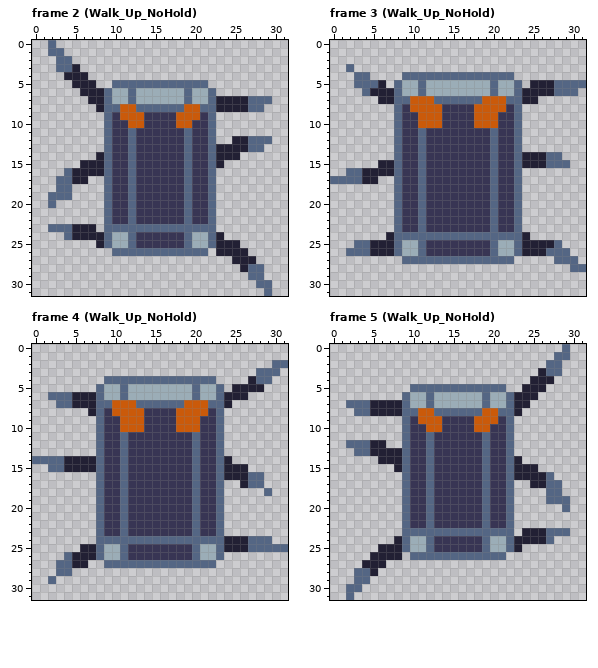
A pixel-art file gets an edit: Assets/Assets_Art/Robot_Sprites.aseprite. Above, as it was before the edit.
32x32 pixels, 7 frames. Shown: frame 2 (Walk_Up_NoHold), frame 3 (Walk_Up_NoHold), frame 4 (Walk_Up_NoHold), frame 5 (Walk_Up_NoHold). The commit also changed other frames, which this record leaves out.
After:
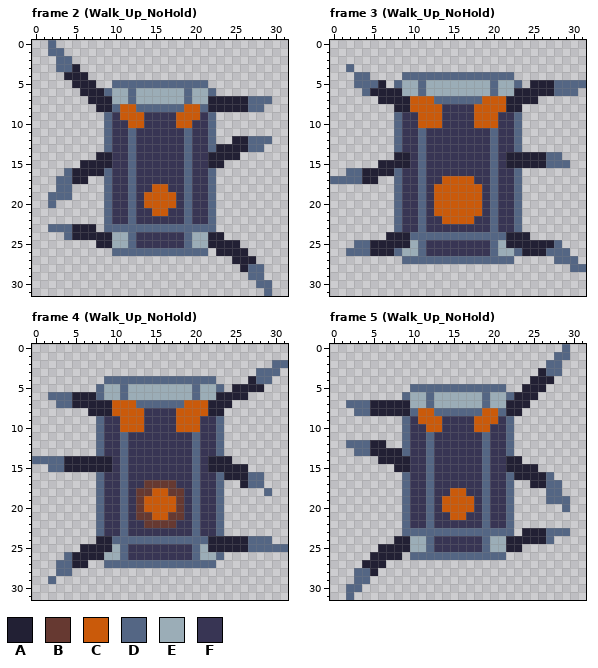
Palette (. is transparent): A #222034  B #663931  C #ca5a0a  D #546684  E #9badb7  F #383554
Edits made:
--- frame 2 (Walk_Up_NoHold)
@@ x 7..24 @@
  6 AADEEDEEEEEEDEED..
- 7 AADEEDEEEEEEDEEDAA
- 8 .ADDCCDDDDDDCCDDAA
+ 7 AAAEEDEEEEEEDEEAAA
+ 8 .AADCCDDDDDDCCDAAA
  9 ..DFCCCFFFFCCCFD..
@@ x 7..24 @@
 13 ..DFFDFFFFFFDFFDAA
-14 .ADFFDFFFFFFDFFDAA
-15 AADFFDFFFFFFDFFDA.
+14 .AAFFDFFFFFFDFFAAA
+15 AAAFFDFFFFFFDFFAA.
 16 AADFFDFFFFFFDFFD..
 17 ..DFFDFFFFFFDFFD..
-18 ..DFFDFFFFFFDFFD..
-19 ..DFFDFFFFFFDFFD..
-20 ..DFFDFFFFFFDFFD..
-21 ..DFFDFFFFFFDFFD..
+18 ..DFFDFFCCFFDFFD..
+19 ..DFFDFCCCCFDFFD..
+20 ..DFFDFCCCCFDFFD..
+21 ..DFFDFFCCFFDFFD..
 22 ..DFFDFFFFFFDFFD..
 23 A.DDDDDDDDDDDDDD..
-24 AADEEDFFFFFFDEEDA.
-25 .ADEEDFFFFFFDEEDAA
+24 AAAEEDFFFFFFDEEAA.
+25 .AAEEDFFFFFFDEEAAA
 26 ...DDDDDDDDDDDD.AA
--- frame 3 (Walk_Up_NoHold)
@@ x 6..25 @@
  5 A.DEEDEEEEEEEEDEED.A
- 6 AADEEDEEEEEEEEDEEDAA
- 7 AADDCCCDDDDDDCCCDDAA
- 8 ..DFCCCCFFFFCCCCFD..
+ 6 AAAEEDEEEEEEEEDEEAAA
+ 7 AAAACCCDDDDDDCCCAAAA
+ 8 ..AACCCCFFFFCCCCAA..
  9 ..DFFCCCFFFFCCCFFD..
@@ x 6..25 @@
 13 ..DFFDFFFFFFFFDFFD..
-14 ..DFFDFFFFFFFFDFFDAA
-15 AADFFDFFFFFFFFDFFDAA
+14 ..AAFDFFFFFFFFDFAAAA
+15 AAAAFDFFFFFFFFDFAAAA
 16 AADFFDFFFFFFFFDFFD..
-17 ..DFFDFFFFFFFFDFFD..
-18 ..DFFDFFFFFFFFDFFD..
-19 ..DFFDFFFFFFFFDFFD..
-20 ..DFFDFFFFFFFFDFFD..
-21 ..DFFDFFFFFFFFDFFD..
-22 ..DFFDFFFFFFFFDFFD..
+17 ..DFFDFFCCCCFFDFFD..
+18 ..DFFDFCCCCCCFDFFD..
+19 ..DFFDFCCCCCCFDFFD..
+20 ..DFFDFCCCCCCFDFFD..
+21 ..DFFDFCCCCCCFDFFD..
+22 ..DFFDFFCCCCFFDFFD..
 23 ..DFFDFFFFFFFFDFFD..
-24 .ADDDDDDDDDDDDDDDDA.
-25 AADEEDFFFFFFFFDEEDAA
+24 .AAADDDDDDDDDDDDAAA.
+25 AAAAEDFFFFFFFFDEAAAA
 26 AADEEDFFFFFFFFDEEDAA
--- frame 4 (Walk_Up_NoHold)
@@ x 6..25 @@
  5 ..DEEDEEEEEEEEDEED.A
- 6 AADEEDEEEEEEEEDEEDAA
- 7 AADDCCCDDDDDDCCCDDA.
- 8 .ADFCCCCFFFFCCCCFD..
+ 6 AADEEDEEEEEEEEDEEAAA
+ 7 AAAACCCDDDDDDCCCAAA.
+ 8 .AAACCCCFFFFCCCCAA..
  9 ..DFFCCCFFFFCCCFFD..
@@ x 6..25 @@
 13 ..DFFDFFFFFFFFDFFD..
-14 AADFFDFFFFFFFFDFFDA.
-15 AADFFDFFFFFFFFDFFDAA
+14 AAAAFDFFFFFFFFDFAAA.
+15 AAAAFDFFFFFFFFDFAAAA
 16 ..DFFDFFFFFFFFDFFDAA
-17 ..DFFDFFFFFFFFDFFD..
-18 ..DFFDFFFFFFFFDFFD..
-19 ..DFFDFFFFFFFFDFFD..
-20 ..DFFDFFFFFFFFDFFD..
-21 ..DFFDFFFFFFFFDFFD..
-22 ..DFFDFFFFFFFFDFFD..
+17 ..DFFDFFBBBBFFDFFD..
+18 ..DFFDFBBCCBBFDFFD..
+19 ..DFFDFBCCCCBFDFFD..
+20 ..DFFDFBCCCCBFDFFD..
+21 ..DFFDFBBCCBBFDFFD..
+22 ..DFFDFFBBBBFFDFFD..
 23 ..DFFDFFFFFFFFDFFD..
-24 ..DDDDDDDDDDDDDDDDAA
-25 AADEEDFFFFFFFFDEEDAA
-26 AADEEDFFFFFFFFDEED..
+24 ..AADDDDDDDDDDDDAAAA
+25 AAAAEDFFFFFFFFDEAAAA
+26 AAAEEDFFFFFFFFDEED..
 27 A..DDDDDDDDDDDDDD...
--- frame 5 (Walk_Up_NoHold)
@@ x 7..24 @@
  6 ..DEEDEEEEEEDEEDAA
- 7 AADEEDEEEEEEDEEDAA
- 8 AADDCCDDDDDDCCDDA.
+ 7 AAAEEDEEEEEEDEEAAA
+ 8 AAADCCDDDDDDCCDAA.
  9 ..DFCCCFFFFCCCFD..
@@ x 7..24 @@
 13 AADFFDFFFFFFDFFD..
-14 AADFFDFFFFFFDFFDA.
-15 .ADFFDFFFFFFDFFDAA
+14 AAAFFDFFFFFFDFFAA.
+15 .AAFFDFFFFFFDFFAAA
 16 ..DFFDFFFFFFDFFDAA
 17 ..DFFDFFFFFFDFFD..
-18 ..DFFDFFFFFFDFFD..
-19 ..DFFDFFFFFFDFFD..
-20 ..DFFDFFFFFFDFFD..
-21 ..DFFDFFFFFFDFFD..
+18 ..DFFDFFCCFFDFFD..
+19 ..DFFDFCCCCFDFFD..
+20 ..DFFDFCCCCFDFFD..
+21 ..DFFDFFCCFFDFFD..
 22 ..DFFDFFFFFFDFFD..
 23 ..DDDDDDDDDDDDDD.A
-24 .ADEEDFFFFFFDEEDAA
-25 AADEEDFFFFFFDEEDA.
+24 .AAEEDFFFFFFDEEAAA
+25 AAAEEDFFFFFFDEEAA.
 26 AA.DDDDDDDDDDDD...
